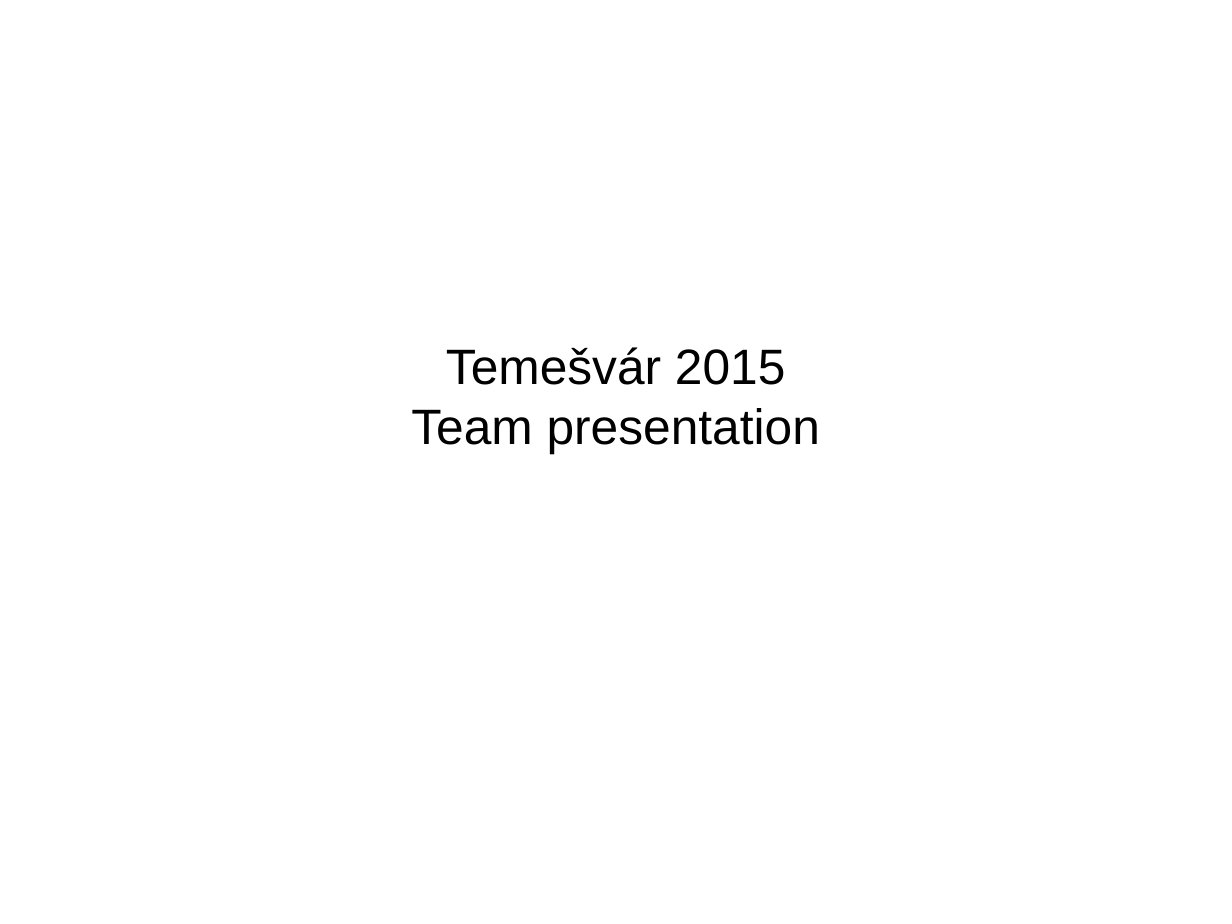
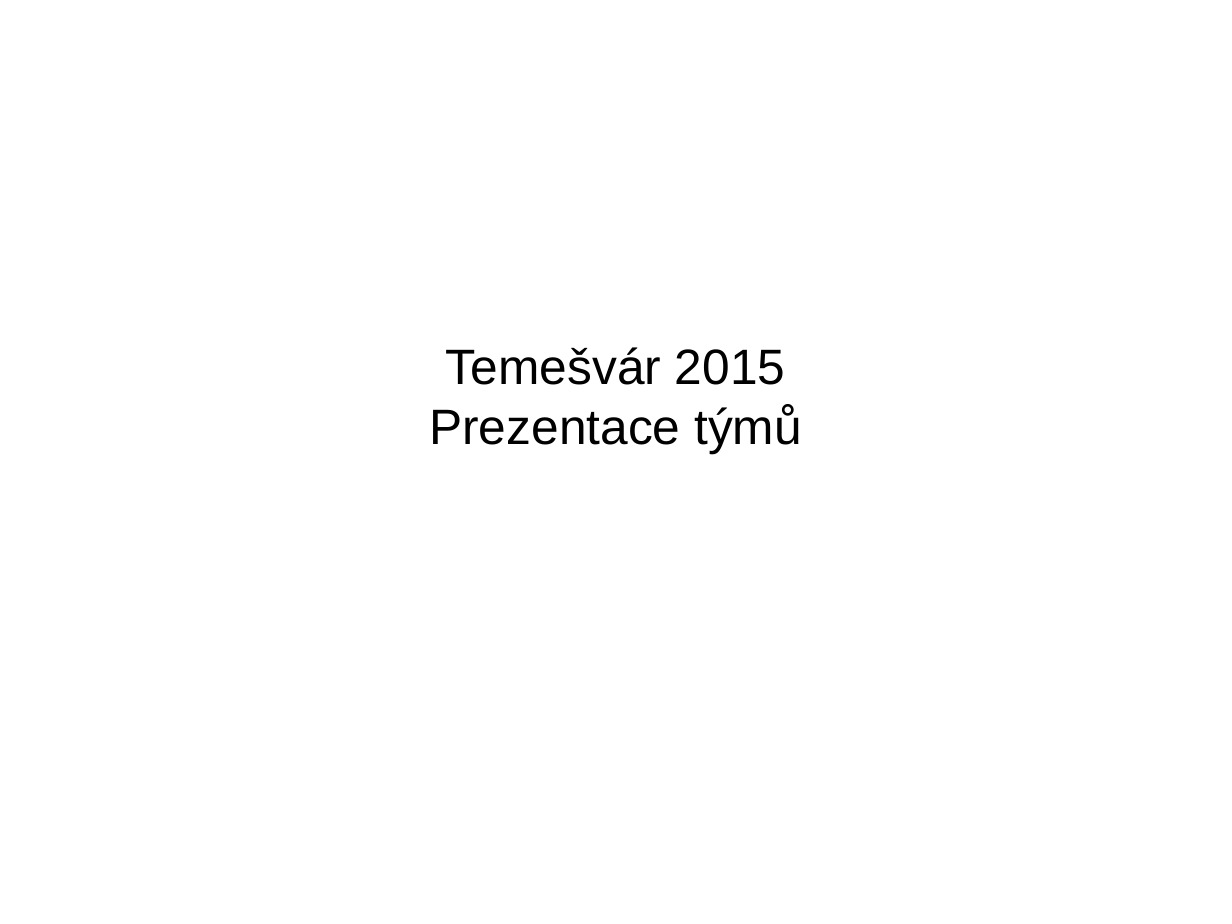
Before and after one commit to brejcmic/CTUProjects, a slide deck: slide 1 of Temesvar2015.pptx. Drawn at 1232x924 pixels with LibreOffice and Linux fonts; fonts in the diff are those of the drawing. Boxes give left, top, right and bottom in pixels: in the first picture for what was removed or moved away, otherwise in the second. Text is boxed around its words. In the diff, an @@ line names an element or a change of style, - is before the commit and + after.

Commit message:
Opravena prezentace na Temesvar. Pridany informace o CNR a harmonickem kondicioneru.

```diff
--- a/Temesvar2015.pptx
+++ b/Temesvar2015.pptx
@@ text at [429,404,802,453]: text changed @@
-Team presentation
+Prezentace týmů
```
Also in this commit, not shown: 1 other slide changed, 2 slides added, 1 other file.
